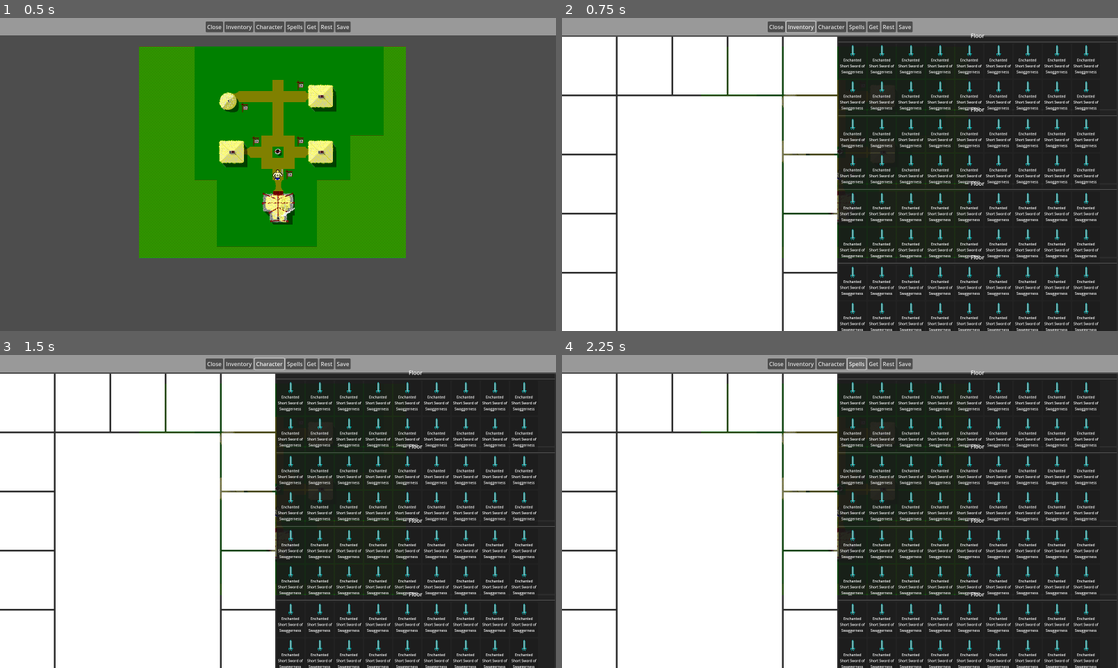
Above: before the commit, frames 1-4 (two rows, left to right).
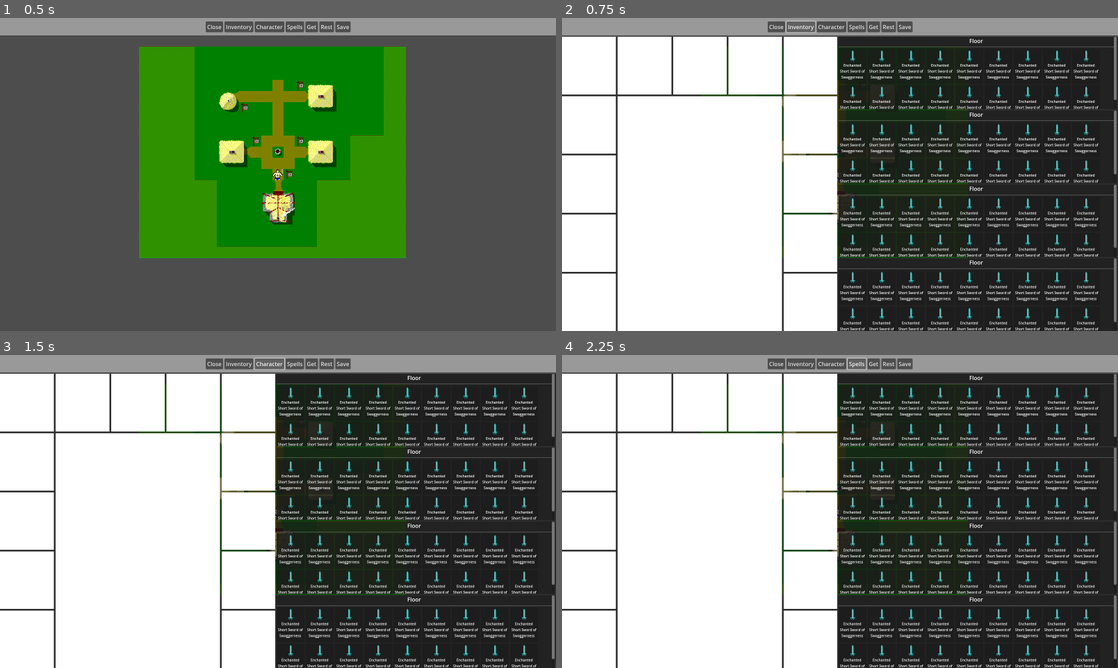
Above: after the commit, the same moments.

Repository: PF-Programming-Buddies/CastleOfTheWinds
Game: Godot game, scene res://scenes/main_scene.tscn
Two runs of this game, one before a commit and one after it. Both use one fixed random seed, a clock stepped at 60 frames per second and the inputs below.
Inputs:
- Up to frame 1 (0.5 s): no input
- Up to frame 2 (0.75 s): click "Inventory" at 0.5 s
- Up to frame 3 (1.5 s): click "Character" at 1.25 s
- Up to frame 4 (2.25 s): click "Spells" at 2 s

Frame 1 is identical in both runs. In frame 2, 11% of the frame differs, in the area x 49-100%, y 4-100%; in frame 3, 11%; in frame 4, 11%.

Commit message:
Scrollable inventory sections

Diff:
--- a/scenes/inventory_section.tscn
+++ b/scenes/inventory_section.tscn
@@ -7,7 +7,7 @@
 offset_bottom = 400.0
 size_flags_vertical = 3
 
-[node name="VBoxContainer" type="VBoxContainer" parent="."]
+[node name="ScrollContainer" type="ScrollContainer" parent="."]
 layout_mode = 1
 anchors_preset = 15
 anchor_right = 1.0
@@ -15,68 +15,73 @@
 grow_horizontal = 2
 grow_vertical = 2
 
-[node name="Label" type="Label" parent="VBoxContainer"]
+[node name="VBoxContainer" type="VBoxContainer" parent="ScrollContainer"]
+layout_mode = 2
+size_flags_horizontal = 3
+size_flags_vertical = 3
+
+[node name="Label" type="Label" parent="ScrollContainer/VBoxContainer"]
 layout_mode = 2
 size_flags_horizontal = 4
 text = "Floor"
 
-[node name="HSeparator" type="HSeparator" parent="VBoxContainer"]
+[node name="HSeparator" type="HSeparator" parent="ScrollContainer/VBoxContainer"]
 layout_mode = 2
 
-[node name="FlowContainer" type="HFlowContainer" parent="VBoxContainer"]
+[node name="FlowContainer" type="HFlowContainer" parent="ScrollContainer/VBoxContainer"]
 layout_mode = 2
 size_flags_vertical = 3
 
-[node name="ItemSlot" parent="VBoxContainer/FlowContainer" instance=ExtResource("1_b1h8w")]
+[node name="ItemSlot" parent="ScrollContainer/VBoxContainer/FlowContainer" instance=ExtResource("1_b1h8w")]
 layout_mode = 2
 
-[node name="ItemSlot2" parent="VBoxContainer/FlowContainer" instance=ExtResource("1_b1h8w")]
+[node name="ItemSlot2" parent="ScrollContainer/VBoxContainer/FlowContainer" instance=ExtResource("1_b1h8w")]
 layout_mode = 2
 
-[node name="ItemSlot3" parent="VBoxContainer/FlowContainer" instance=ExtResource("1_b1h8w")]
+[node name="ItemSlot3" parent="ScrollContainer/VBoxContainer/FlowContainer" instance=ExtResource("1_b1h8w")]
 layout_mode = 2
 
-[node name="ItemSlot4" parent="VBoxContainer/FlowContainer" instance=ExtResource("1_b1h8w")]
+[node name="ItemSlot4" parent="ScrollContainer/VBoxContainer/FlowContainer" instance=ExtResource("1_b1h8w")]
 layout_mode = 2
 
-[node name="ItemSlot5" parent="VBoxContainer/FlowContainer" instance=ExtResource("1_b1h8w")]
+[node name="ItemSlot5" parent="ScrollContainer/VBoxContainer/FlowContainer" instance=ExtResource("1_b1h8w")]
 layout_mode = 2
 
-[node name="ItemSlot6" parent="VBoxContainer/FlowContainer" instance=ExtResource("1_b1h8w")]
+[node name="ItemSlot6" parent="ScrollContainer/VBoxContainer/FlowContainer" instance=ExtResource("1_b1h8w")]
 layout_mode = 2
 
-[node name="ItemSlot7" parent="VBoxContainer/FlowContainer" instance=ExtResource("1_b1h8w")]
+[node name="ItemSlot7" parent="ScrollContainer/VBoxContainer/FlowContainer" instance=ExtResource("1_b1h8w")]
 layout_mode = 2
 
-[node name="ItemSlot8" parent="VBoxContainer/FlowContainer" instance=ExtResource("1_b1h8w")]
+[node name="ItemSlot8" parent="ScrollContainer/VBoxContainer/FlowContainer" instance=ExtResource("1_b1h8w")]
 layout_mode = 2
 
-[node name="ItemSlot9" parent="VBoxContainer/FlowContainer" instance=ExtResource("1_b1h8w")]
+[node name="ItemSlot9" parent="ScrollContainer/VBoxContainer/FlowContainer" instance=ExtResource("1_b1h8w")]
 layout_mode = 2
 
-[node name="ItemSlot10" parent="VBoxContainer/FlowContainer" instance=ExtResource("1_b1h8w")]
+[node name="ItemSlot10" parent="ScrollContainer/VBoxContainer/FlowContainer" instance=ExtResource("1_b1h8w")]
 layout_mode = 2
 
-[node name="ItemSlot11" parent="VBoxContainer/FlowContainer" instance=ExtResource("1_b1h8w")]
+[node name="ItemSlot11" parent="ScrollContainer/VBoxContainer/FlowContainer" instance=ExtResource("1_b1h8w")]
 layout_mode = 2
 
-[node name="ItemSlot12" parent="VBoxContainer/FlowContainer" instance=ExtResource("1_b1h8w")]
+[node name="ItemSlot12" parent="ScrollContainer/VBoxContainer/FlowContainer" instance=ExtResource("1_b1h8w")]
 layout_mode = 2
 
-[node name="ItemSlot13" parent="VBoxContainer/FlowContainer" instance=ExtResource("1_b1h8w")]
+[node name="ItemSlot13" parent="ScrollContainer/VBoxContainer/FlowContainer" instance=ExtResource("1_b1h8w")]
 layout_mode = 2
 
-[node name="ItemSlot14" parent="VBoxContainer/FlowContainer" instance=ExtResource("1_b1h8w")]
+[node name="ItemSlot14" parent="ScrollContainer/VBoxContainer/FlowContainer" instance=ExtResource("1_b1h8w")]
 layout_mode = 2
 
-[node name="ItemSlot15" parent="VBoxContainer/FlowContainer" instance=ExtResource("1_b1h8w")]
+[node name="ItemSlot15" parent="ScrollContainer/VBoxContainer/FlowContainer" instance=ExtResource("1_b1h8w")]
 layout_mode = 2
 
-[node name="ItemSlot16" parent="VBoxContainer/FlowContainer" instance=ExtResource("1_b1h8w")]
+[node name="ItemSlot16" parent="ScrollContainer/VBoxContainer/FlowContainer" instance=ExtResource("1_b1h8w")]
 layout_mode = 2
 
-[node name="ItemSlot17" parent="VBoxContainer/FlowContainer" instance=ExtResource("1_b1h8w")]
+[node name="ItemSlot17" parent="ScrollContainer/VBoxContainer/FlowContainer" instance=ExtResource("1_b1h8w")]
 layout_mode = 2
 
-[node name="ItemSlot18" parent="VBoxContainer/FlowContainer" instance=ExtResource("1_b1h8w")]
+[node name="ItemSlot18" parent="ScrollContainer/VBoxContainer/FlowContainer" instance=ExtResource("1_b1h8w")]
 layout_mode = 2
